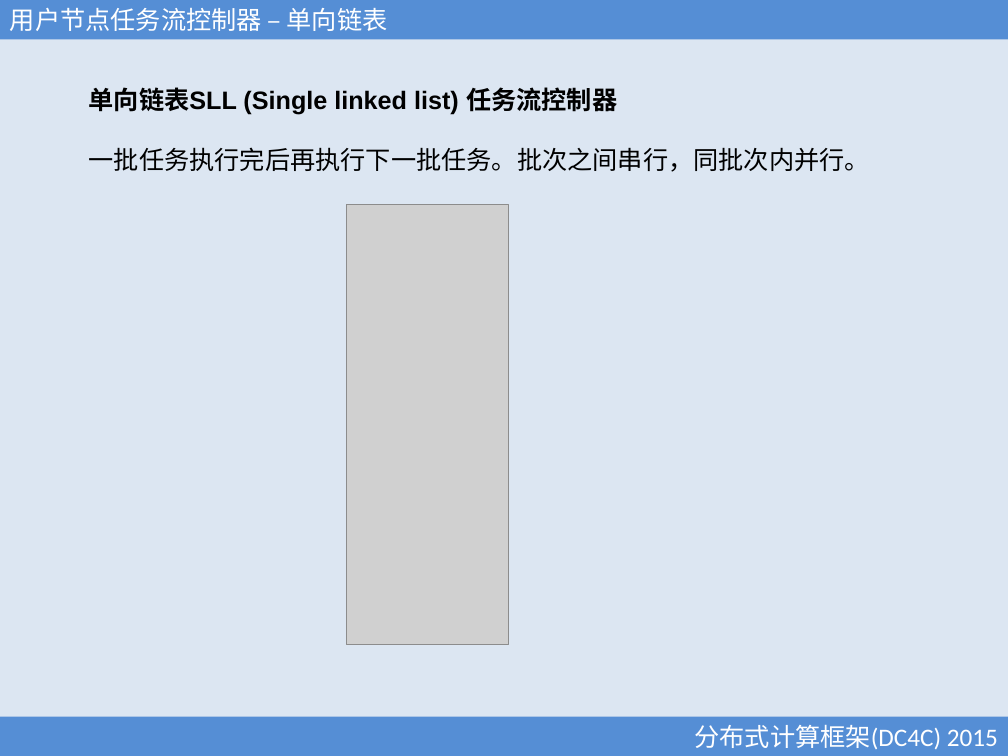
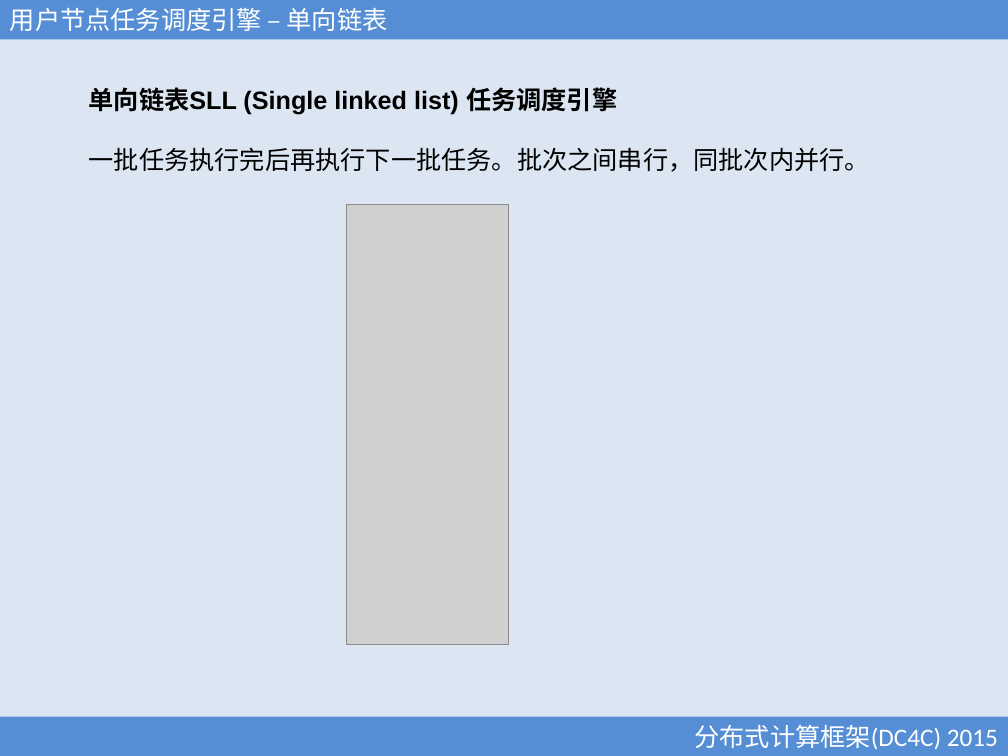
Before and after one commit to xubingyue/dc4c, a slide deck: slide 21 of doc/DC4C.ppt. Drawn at 1008x756 pixels with LibreOffice and Linux fonts; fonts in the diff are those of the drawing; grey boxes stand for pictures. Boxes give left, top, right and bottom in pixels: in the first picture for what was removed or moved away, otherwise in the second. Text is boxed around its words. In the diff, an @@ line names an element or a change of style, - is before the commit and + after.

```diff
--- a/doc/DC4C.ppt
+++ b/doc/DC4C.ppt
@@ text in rectangle at box(10, 8, 388, 31): text changed @@
-用户节点任务流控制器 – 单向链表
+用户节点任务调度引擎 – 单向链表
@@ text at box(89, 87, 617, 114): text changed @@
-单向链表SLL (Single linked list) 任务流控制器
+单向链表SLL (Single linked list) 任务调度引擎
```
Also in this commit, not shown: 5 other slides changed, 55 other files.
